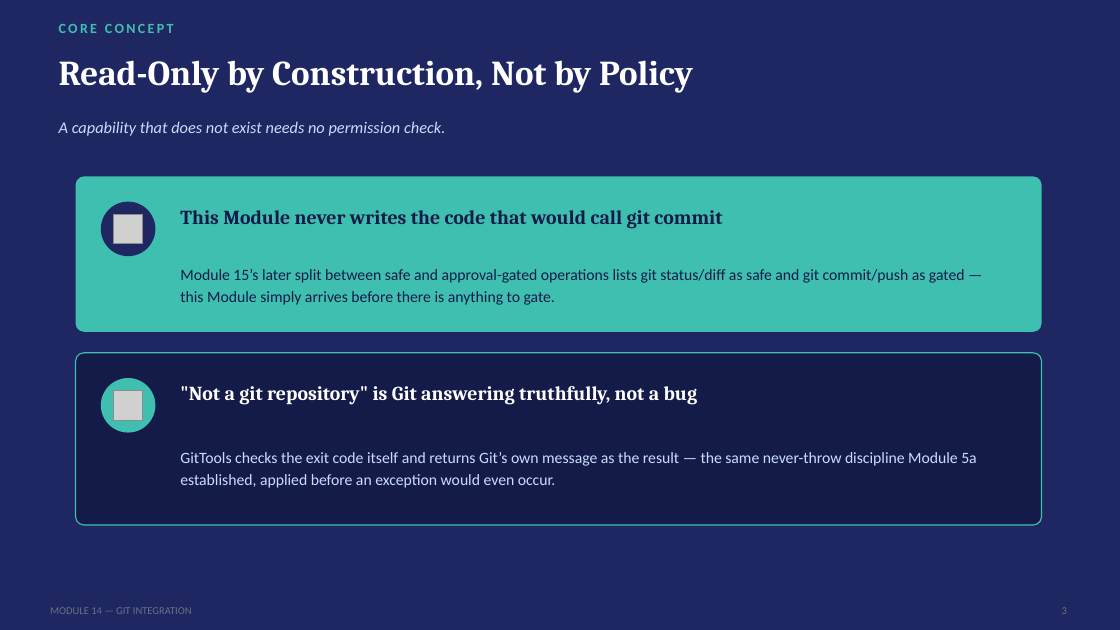
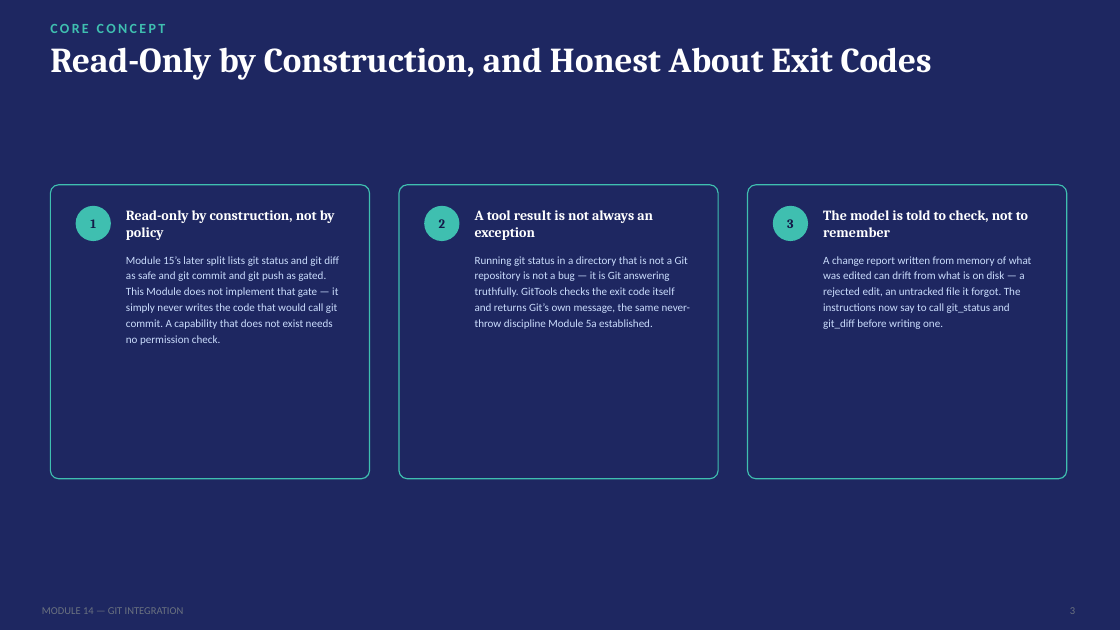
Before and after one commit to SeattleDiver/MAF-MiniCode, a slide deck: slide 3 of Projects/Module14-GitIntegration/Module14 - Git Integration.pptx. Drawn at 1120x630 pixels with LibreOffice and Linux fonts; fonts in the diff are those of the drawing; grey boxes stand for pictures. Boxes give left, top, right and bottom in pixels: in the first picture for what was removed or moved away, otherwise in the second. Text is boxed around its words. In the diff, an @@ line names an element or a change of style, - is before the commit and + after.

```diff
--- a/Projects/Module14-GitIntegration/Module14 - Git Integration.pptx
+++ b/Projects/Module14-GitIntegration/Module14 - Git Integration.pptx
@@ text "CORE CONCEPT": place and size @@
-text "CORE CONCEPT" at (59, 24, 174, 33)
+text "CORE CONCEPT" at (50, 24, 166, 33)
@@ text at (50, 47, 932, 80): text changed @@
-Read-Only by Construction, Not by Policy
+Read-Only by Construction, and Honest About Exit Codes
@@ text "Read-Only by Construction, and Honest ..." at (50, 47, 932, 80): vertical alignment middle to top @@
@@ text removed at (59, 121, 445, 136) @@
-A capability that does not exist needs no permission check.
@@ rounded rectangle removed at (76, 176, 1042, 332) @@
@@ rounded rectangle added at (50, 185, 370, 479), fill #1E2761, outline #3FBFB0 1 pt @@
@@ ellipse: place and size @@
-ellipse at (101, 202, 155, 256)
+ellipse at (76, 206, 111, 241)
@@ ellipse at (76, 206, 111, 241): fill #1E2761 to #3FBFB0 @@
@@ rounded rectangle added at (399, 185, 718, 479), fill #1E2761, outline #3FBFB0 1 pt @@
@@ ellipse added at (424, 206, 460, 241), fill #3FBFB0 @@
@@ rounded rectangle added at (748, 185, 1067, 479), fill #1E2761, outline #3FBFB0 1 pt @@
@@ ellipse added at (773, 206, 808, 241), fill #3FBFB0 @@
@@ text added at (90, 219, 96, 228), 11 pt, text #141B49, bold @@
+1
@@ picture removed at (113, 214, 143, 244) @@
@@ text added at (126, 210, 335, 240), 12 pt, text #FFFFFF, bold @@
+Read-only by construction, not by policy
@@ text removed at (180, 210, 722, 229) @@
-This Module never writes the code that would call git commit
@@ text added at (439, 219, 446, 228), 11 pt, text #141B49, bold @@
+2
@@ text at (475, 210, 653, 240): text changed; size 13.5 to 12 pt; font Calibri to Cambria; text colour #CADCFC to #FFFFFF; bold on @@
-GitTools checks the exit code itself and returns Git’s own message as the result — the same never-throw discipline Module 5a established, applied before an exception would even occur.
+A tool result is not always an exception
@@ text added at (787, 219, 794, 228), 11 pt, text #141B49, bold @@
+3
@@ text added at (823, 210, 1028, 237), 12 pt, text #FFFFFF, bold @@
+The model is told to check, not to remember
@@ text added at (126, 256, 339, 345), 9.5 pt, text #CADCFC @@
+Module 15’s later split lists git status and git diff as safe and git commit and git push as gated. This Module does not implement that gate — it simply never writes the code that would call git commit. A capability that does not exist needs no permission check.
@@ text removed at (180, 269, 965, 305) @@
-Module 15’s later split between safe and approval-gated operations lists git status/diff as safe and git commit/push as gated — this Module simply arrives before there is anything to gate.
@@ text added at (475, 256, 691, 329), 9.5 pt, text #CADCFC @@
+Running git status in a directory that is not a Git repository is not a bug — it is Git answering truthfully. GitTools checks the exit code itself and returns Git’s own message, the same never-throw discipline Module 5a established.
@@ text added at (823, 256, 1032, 329), 9.5 pt, text #CADCFC @@
+A change report written from memory of what was edited can drift from what is on disk — a rejected edit, an untracked file it forgot. The instructions now say to call git_status and git_diff before writing one.
@@ rounded rectangle removed at (76, 353, 1042, 525) @@
@@ ellipse removed at (101, 378, 155, 433) @@
@@ text removed at (180, 386, 697, 405) @@
-"Not a git repository" is Git answering truthfully, not a bug
@@ picture removed at (113, 391, 143, 420) @@
@@ text "MODULE 14 — GIT INTEGRATION": place and size @@
-text "MODULE 14 — GIT INTEGRATION" at (50, 607, 192, 614)
+text "MODULE 14 — GIT INTEGRATION" at (42, 607, 184, 614)
@@ text "3": place and size @@
-text "3" at (1062, 607, 1067, 614)
+text "3" at (1070, 607, 1075, 614)
```
Also in this commit, not shown: 3 other slides changed, 2 slides added, 3 slides removed, 26 other files.
